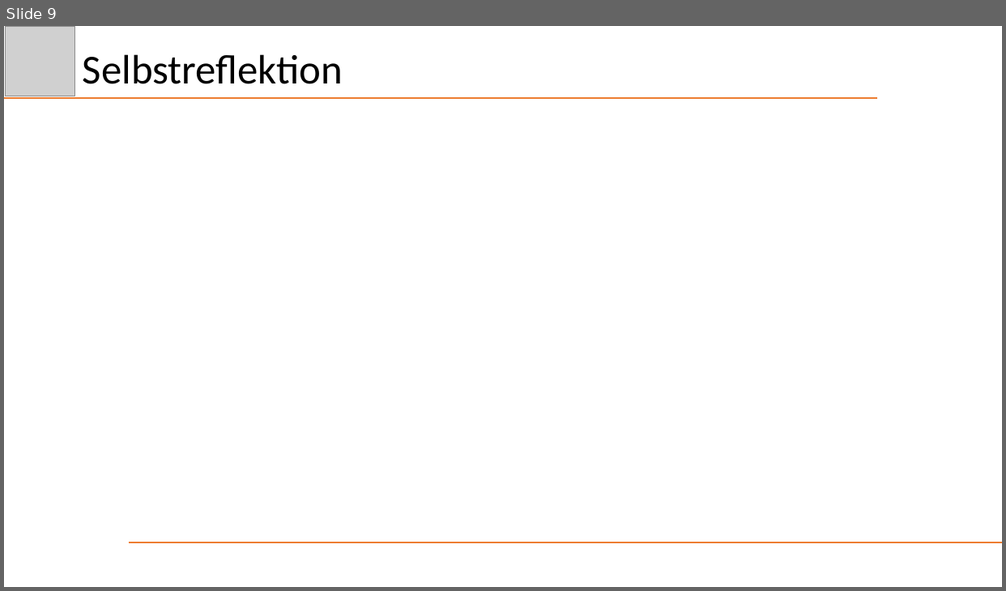
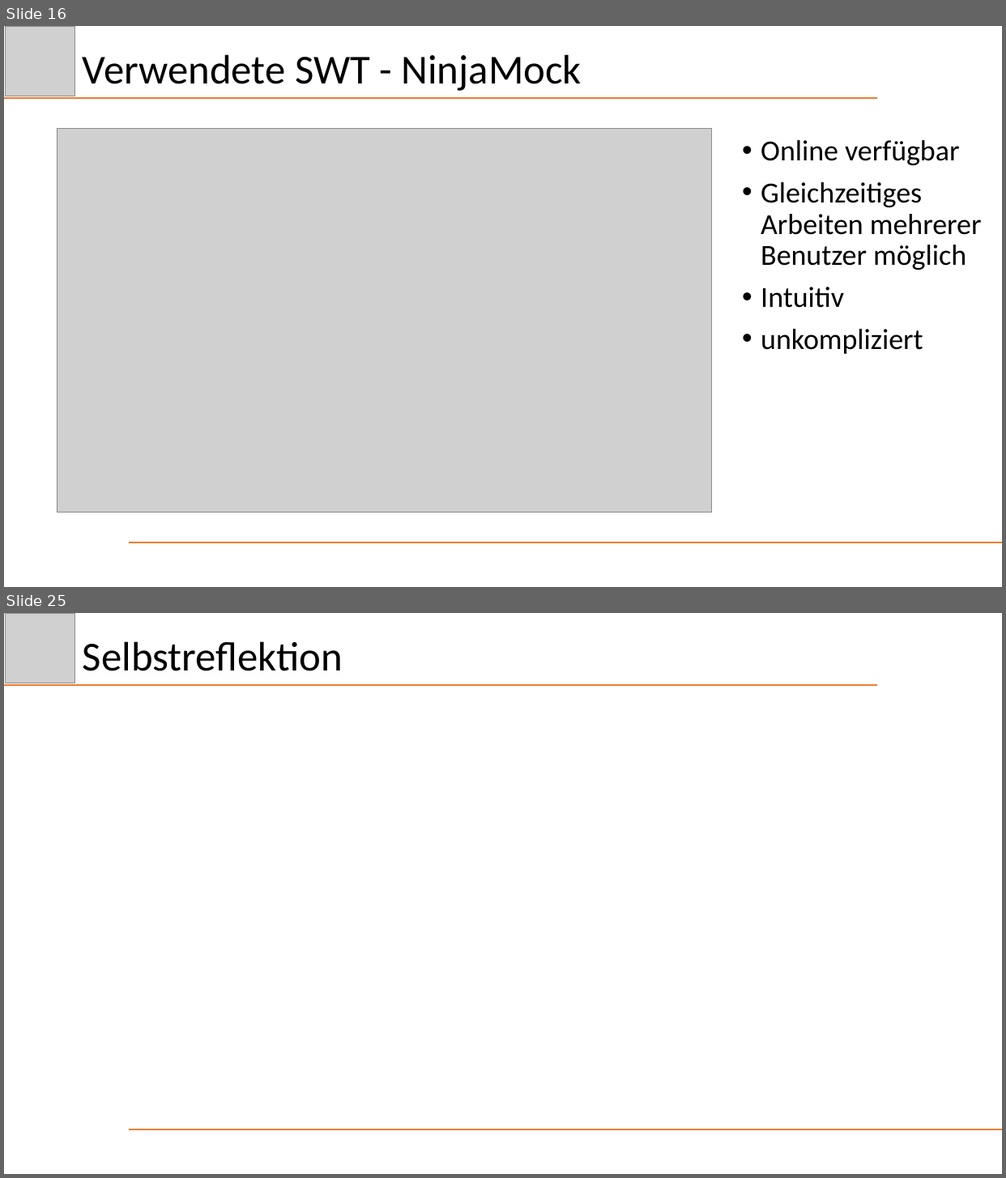
Before and after one commit to Schnitzel128/sejava, a slide deck: Präsentation/DezHex.pptx. Shown one above the other, each under a label of ours: slide 9 before the commit, slides 16 and 25 after it; the slides between them are not shown. The pictures are 1006x591 and 1006x1178 pixels, drawn with LibreOffice and Linux fonts; fonts in the diff are those of the drawing; grey boxes stand for pictures. Boxes give left, top, right and bottom in pixels: in the first picture for what was removed or moved away, otherwise in the second. Text is boxed around its words. In the diff, an @@ line names an element or a change of style, - is before the commit and + after.

```diff
--- a/Präsentation/DezHex.pptx
+++ b/Präsentation/DezHex.pptx
@@ slide 16 added at bbox=[4, 26, 1002, 587], background #FFFFFF @@
@@ picture added at bbox=[6, 26, 75, 96] @@
@@ title added at bbox=[83, 54, 581, 91], 39.6 pt, text #000000 @@
+Verwendete SWT - NinjaMock
@@ line added from (4, 98) to (878, 98), #ED7D31 1.5 pt @@
@@ picture added at bbox=[57, 129, 711, 513] @@
@@ text added at bbox=[761, 140, 982, 354], 28 pt, text #000000 @@
+• Online verfügbar
+• Gleichzeitiges Arbeiten mehrerer Benutzer möglich
+• Intuitiv
+• unkompliziert
@@ line added from (129, 543) to (1002, 543), #ED7D31 1.5 pt @@
@@ what was slide 9 is now slide 25 @@
```
Also in this commit, not shown: 4 slides changed, 16 other slides added, 1 slide removed, 3 other files.
